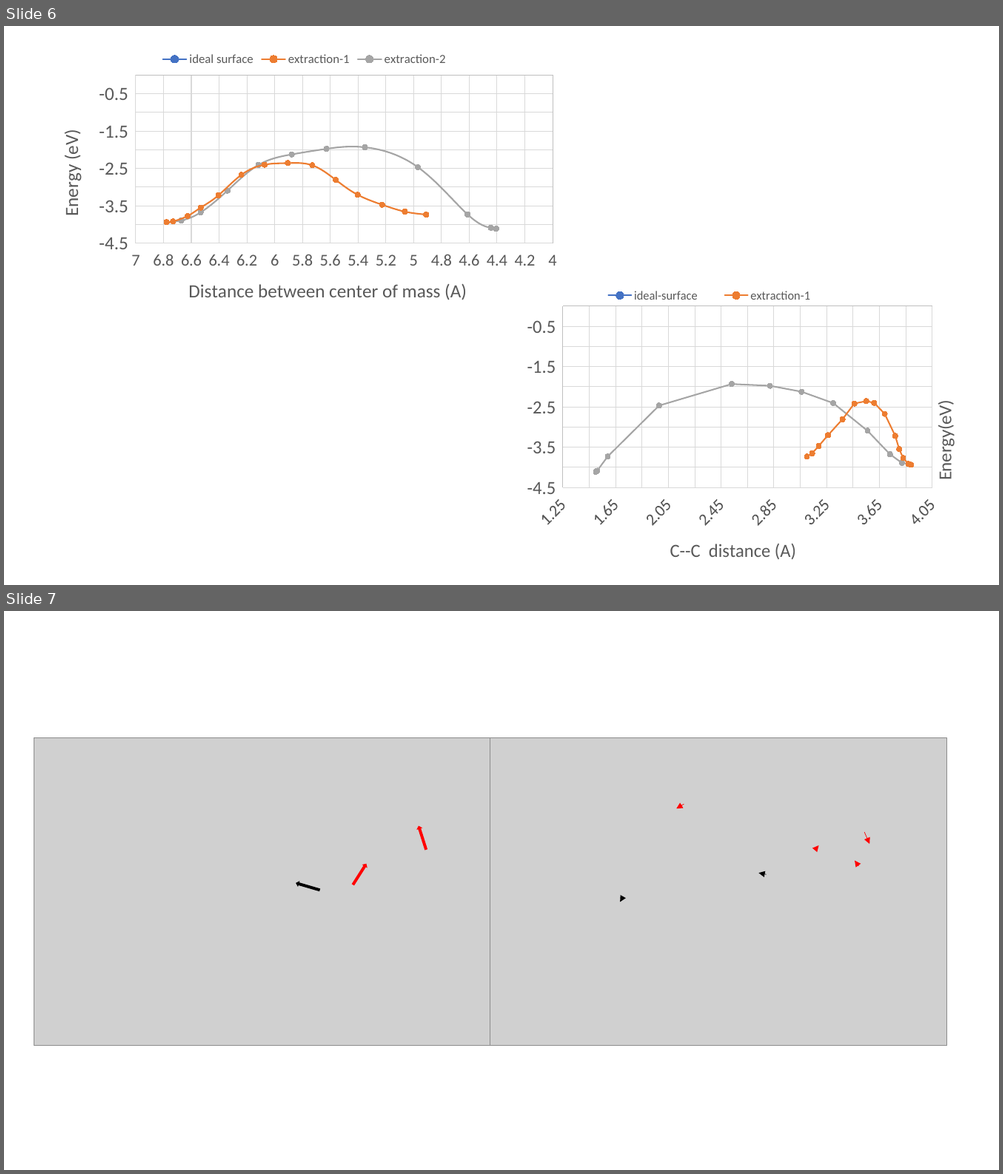
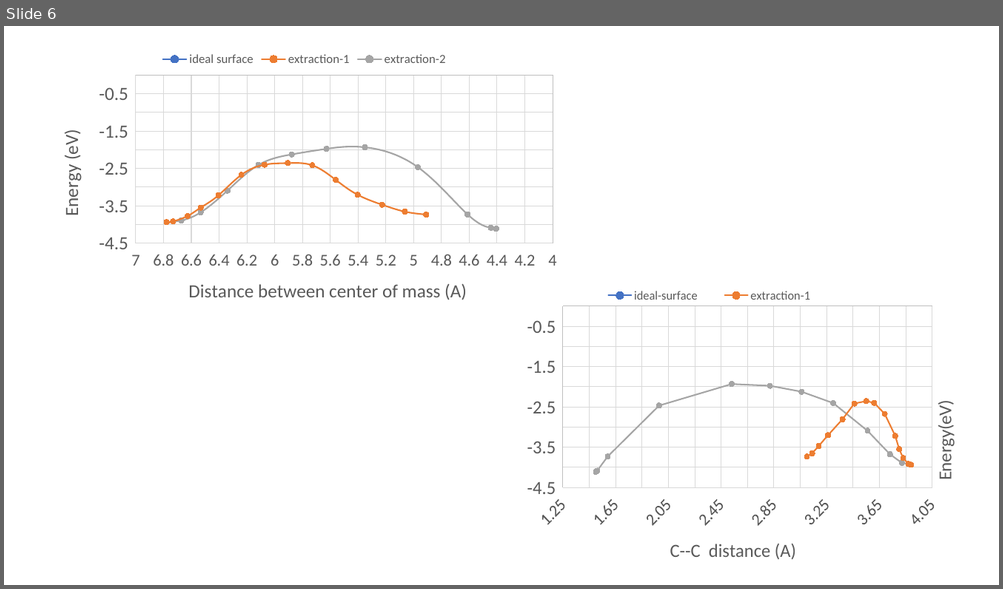
Before and after one commit to rzk1/ullmann, a slide deck: EnergyFile.pptx. Shown one above the other, each under a label of ours: slides 6 and 7 before the commit, slide 6 after it. The pictures are 1003x1174 and 1003x589 pixels, drawn with LibreOffice and Linux fonts; fonts in the diff are those of the drawing; grey boxes stand for pictures. Boxes give left, top, right and bottom in pixels: in the first picture for what was removed or moved away, otherwise in the second. Text is boxed around its words. In the diff, an @@ line names an element or a change of style, - is before the commit and + after.

```diff
--- a/EnergyFile.pptx
+++ b/EnergyFile.pptx
@@ slide 7 removed at box(4, 611, 999, 1170), background #FFFFFF @@
@@ picture removed at box(34, 738, 490, 1045) @@
@@ picture removed at box(489, 738, 946, 1045) @@
@@ arrow removed from (684, 804) to (676, 809) @@
@@ right arrow removed at box(417, 826, 428, 850) @@
@@ arrow removed from (865, 832) to (870, 844) @@
@@ arrow removed from (815, 850) to (819, 846) @@
@@ right arrow removed at box(352, 863, 368, 886) @@
@@ arrow removed from (765, 874) to (758, 873) @@
@@ arrow removed from (858, 866) to (854, 861) @@
@@ right arrow removed at box(296, 882, 320, 891) @@
@@ arrow removed from (623, 897) to (620, 902) @@
```
Also in this commit, not shown: 2 slides added.
